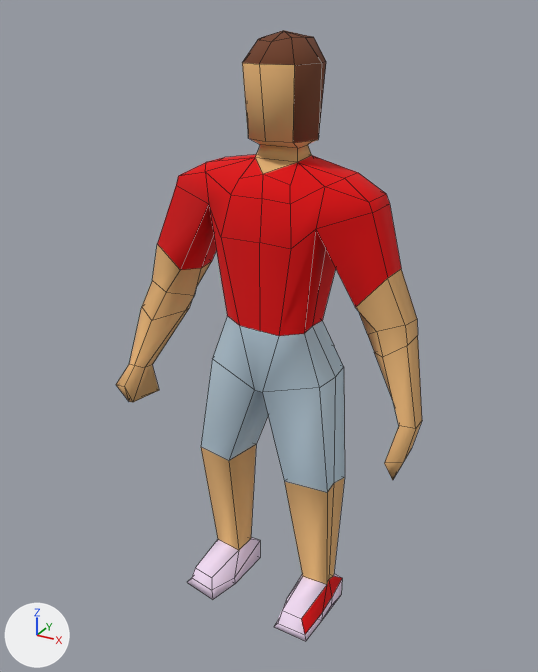
Two versions of the Blender file blender/enemy.blend, one commit apart.
The view is the same before and after, from a 50 mm lens placed at (0.891, -1.694, 1.68), pointed at (-0.027, -0.025, 0.846). The lights are fixed; the arrows at lower left show +X, +Y and +Z. Mesh edges are drawn as thin lines.
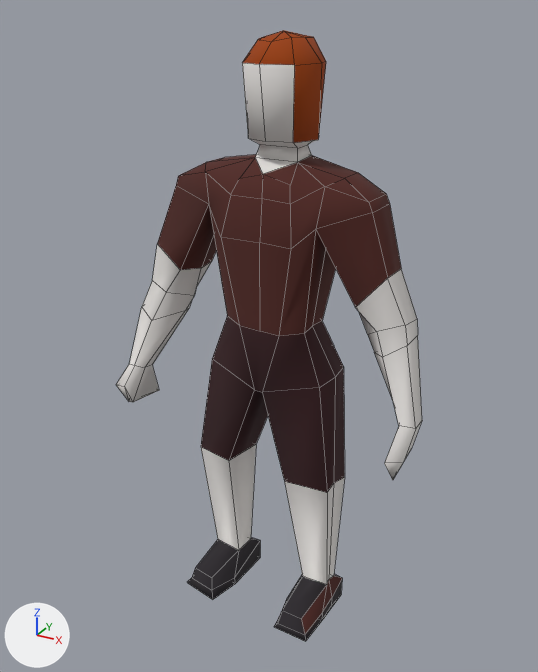
The change, as a list of edits to the scene's bpy script:
```text
Change mat_material_002:
    mat_material_002.base_color: (0.8, 0.454, 0.179) -> (0.8, 0.77, 0.747)  # beige #e7b475 -> white #e7e3e0
Change mat_material_003:
    mat_material_003.base_color: (0.168, 0.0529, 0.0225) -> (0.334, 0.0506, 0.0)  # brown #724129 -> brown #9c4000
Change mat_material_004:
    mat_material_004.base_color: (0.8, 0.0, 0.00134) -> (0.0908, 0.0225, 0.0176)  # red #e70004 -> dark red #552924
Change mat_material_005:
    mat_material_005.base_color: (0.539, 0.686, 0.8) -> (0.0444, 0.0129, 0.0157)  # blue #c2d8e7 -> brown #3b1e22
Change mat_material_006:
    mat_material_006.base_color: (0.974, 0.784, 1.0) -> (0.0284, 0.0239, 0.0291)  # white #fce5ff -> black #2f2b30
```

What differs and where, as boxes [x1, y1, x2, y2] in the pictures (538 x 672 px):
'Plane', recoloured: [116, 30, 422, 642] in both
